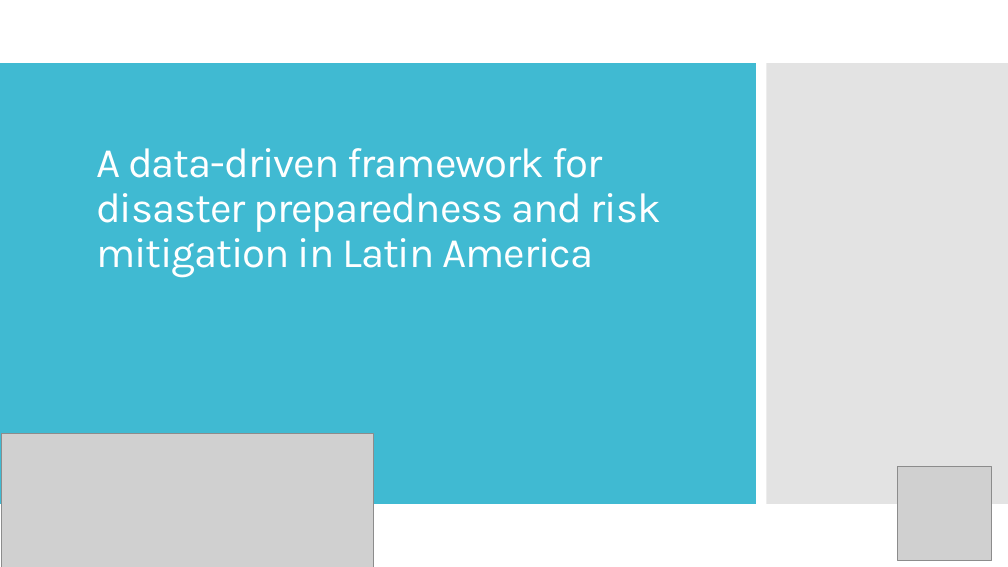
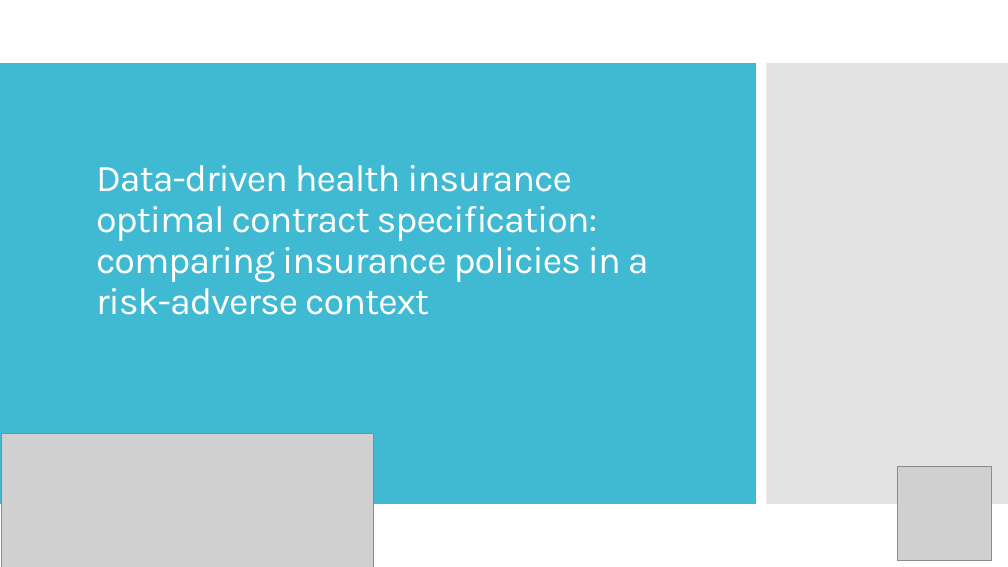
Before and after one commit to renatoquiliche/Insurance-Mathematics-Economics-ADR, a slide deck: slide 1 of Presentation/EconomicsInsurance.pptx. Drawn at 1008x567 pixels with LibreOffice and Linux fonts; fonts in the diff are those of the drawing; grey boxes stand for pictures. Boxes give left, top, right and bottom in pixels: in the first picture for what was removed or moved away, otherwise in the second. Text is boxed around its words. In the diff, an @@ line names an element or a change of style, - is before the commit and + after.

```diff
--- a/Presentation/EconomicsInsurance.pptx
+++ b/Presentation/EconomicsInsurance.pptx
@@ title at (96,165,649,315): text changed; size 40 to 36 pt @@
-A data-driven framework for disaster preparedness and risk mitigation in Latin America
+Data-driven health insurance optimal contract specification:
+comparing insurance policies in a risk-adverse context
```
